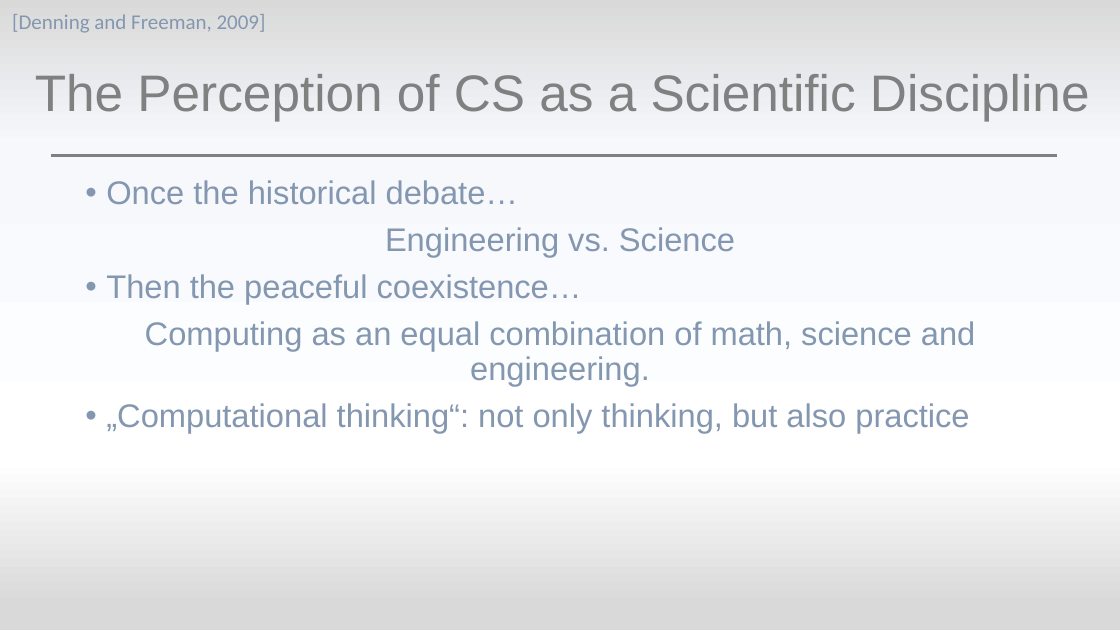
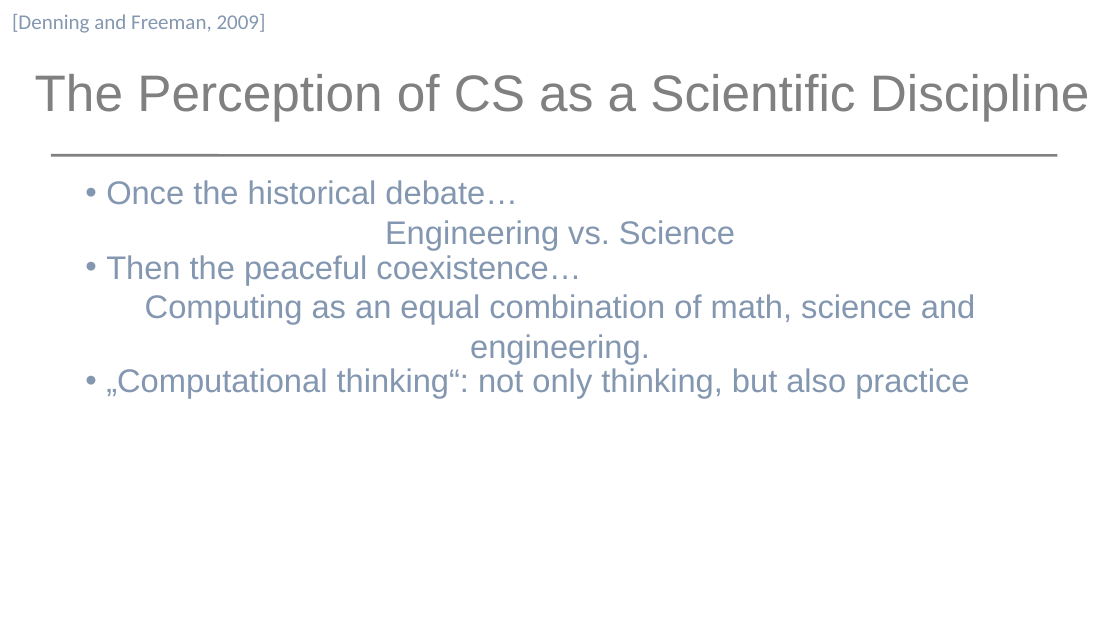
Before and after one commit to mieztatz/spwal, a slide deck: slide 2 of Assignment4.pptx. Drawn at 1120x630 pixels with LibreOffice and Linux fonts; fonts in the diff are those of the drawing. Boxes give left, top, right and bottom in pixels: in the first picture for what was removed or moved away, otherwise in the second. Text is boxed around its words. In the diff, an @@ line names an element or a change of style, - is before the commit and + after.

```diff
--- a/Assignment4.pptx
+++ b/Assignment4.pptx
@@ background gradient #D9D9D9 to #F6F8FC to #FFFFFF to #FFFFFF @@
@@ text "Once the historical debate…" at bbox=[106, 180, 975, 398]: less space between paragraphs; line spacing 0.9 to 1 @@
```
Also in this commit, not shown: 8 other slides changed, 1 slide added.
